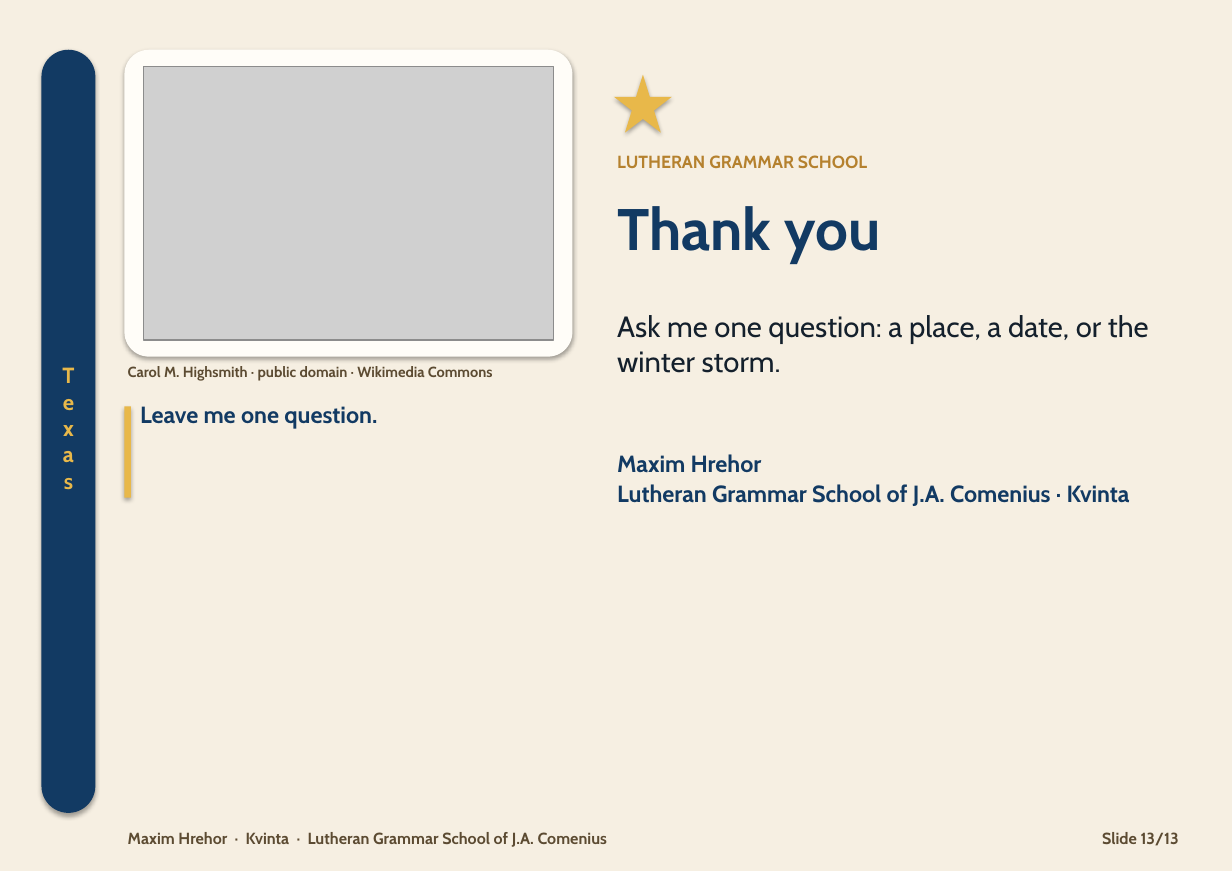
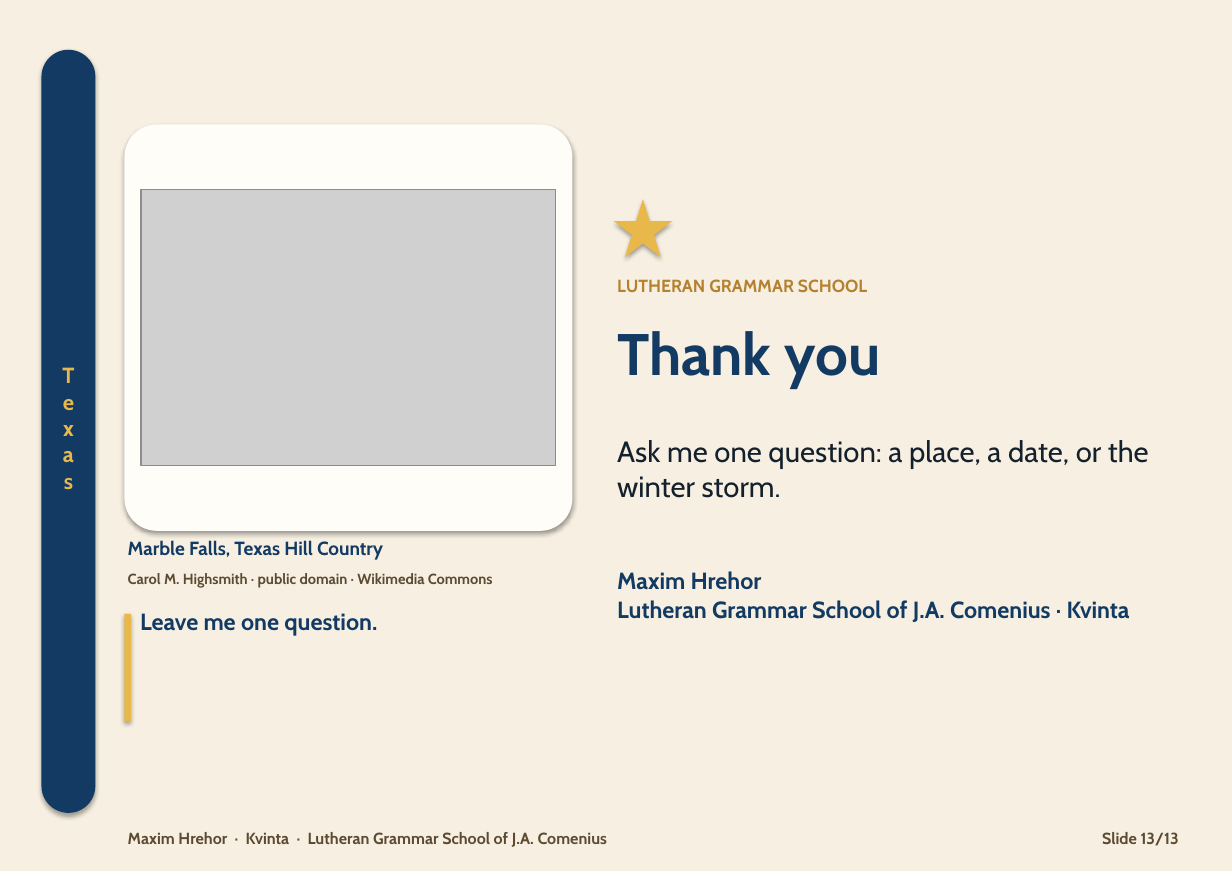
Before and after one commit to HenrichHrehor/Visualia, a slide deck: slide 13 of export/texas/ver2.pptx. Drawn at 1232x871 pixels with LibreOffice and Linux fonts; fonts in the diff are those of the drawing; grey boxes stand for pictures. Boxes give left, top, right and bottom in pixels: in the first picture for what was removed or moved away, otherwise in the second. Text is boxed around its words. In the diff, an @@ line names an element or a change of style, - is before the commit and + after.

```diff
--- a/export/texas/ver2.pptx
+++ b/export/texas/ver2.pptx
@@ rounded rectangle: place and size @@
-rounded rectangle at <box>124,50,572,356</box>
+rounded rectangle at <box>124,124,572,531</box>
@@ picture: place and size @@
-picture at <box>143,66,553,340</box>
+picture at <box>141,190,556,467</box>
@@ 3 texts, 1 star: place and size @@
-3 texts, 1 star at <box>614,75,1149,373</box>
+3 texts, 1 star at <box>614,199,1149,498</box>
@@ text "Carol M. Highsmith · public ...": place and size @@
-text "Carol M. Highsmith · public ..." at <box>128,366,493,381</box>
+text "Carol M. Highsmith · public ..." at <box>128,573,493,588</box>
@@ text added at <box>128,540,383,560</box>, 13 pt, text #123A63, bold @@
+Marble Falls, Texas Hill Country
@@ text "Maxim Hrehor": place and size @@
-text "Maxim Hrehor" at <box>617,454,1130,506</box>
+text "Maxim Hrehor" at <box>617,571,1130,622</box>
@@ rectangle: place and size @@
-rectangle at <box>124,407,131,498</box>
+rectangle at <box>124,614,131,722</box>
@@ text "Leave me one question.": place and size @@
-text "Leave me one question." at <box>140,406,377,429</box>
+text "Leave me one question." at <box>140,613,377,636</box>
```
Also in this commit, not shown: 12 other slides changed, 4 other files.
